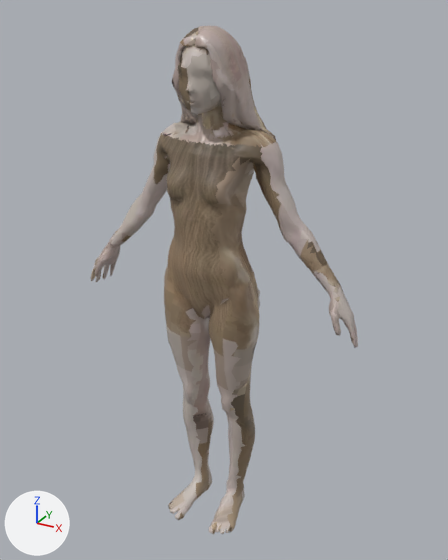
What one commit did to the glTF model game/public/assets/models/zombie-body-pale-apparition-t25.glb.
Before and after are seen from a 50 mm camera at (0.91, -1.542, 1.715) aimed at (0.022, 0.072, 0.908). The lights are fixed; the arrows at lower left show +X, +Y and +Z. The picture after the commit comes second. Vertices at exactly the same position are counted once.

The first picture shows 'ZombieBody'.
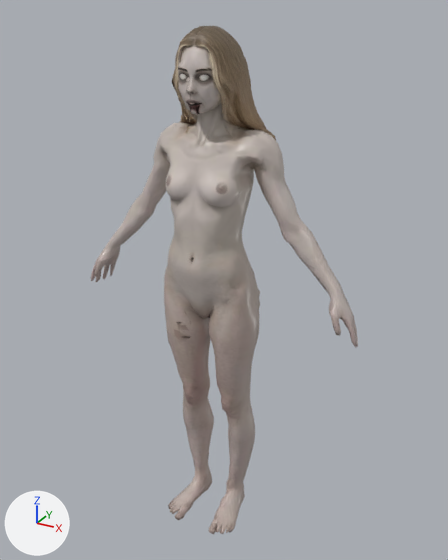
Changed parts and their boxes (x1, y1, x2, y2) in the pictures (448 x 560 px; the box of a moved part takes in the faces that stretch with it):
part 1 of me_zombiebody, moved or reshaped: before (94, 26, 357, 534); after (94, 26, 355, 534)
part 2 of me_zombiebody, surface changed: (91, 26, 358, 534) in both

The change, as a list of edits to the scene's bpy script:
```text
Change me_zombiebody:
    where me_zombiebody.from_pydata(...)  # 7540 vertices, 14962 faces; spans x -0.49..0.49, y -0.12..0.17, z 0.0..1.67
    used by ob_zombiebody; location = (0.0, 0.0, 0.0)
    me_zombiebody part 1: 369 vertices moved within x -0.48..0.39, y -0.1..0.17, z 0.01..1.67; 534 vertices removed from x -0.47..0.49, y -0.09..0.17, z 0.01..1.67; 534 vertices added at x -0.48..0.46, y -0.11..0.17, z 0.0..1.67
    me_zombiebody part 2: 9797 kept faces spanning x -0.49..0.49, y -0.12..0.17, z 0.0..1.67 get new texture (UV) coordinates
```
